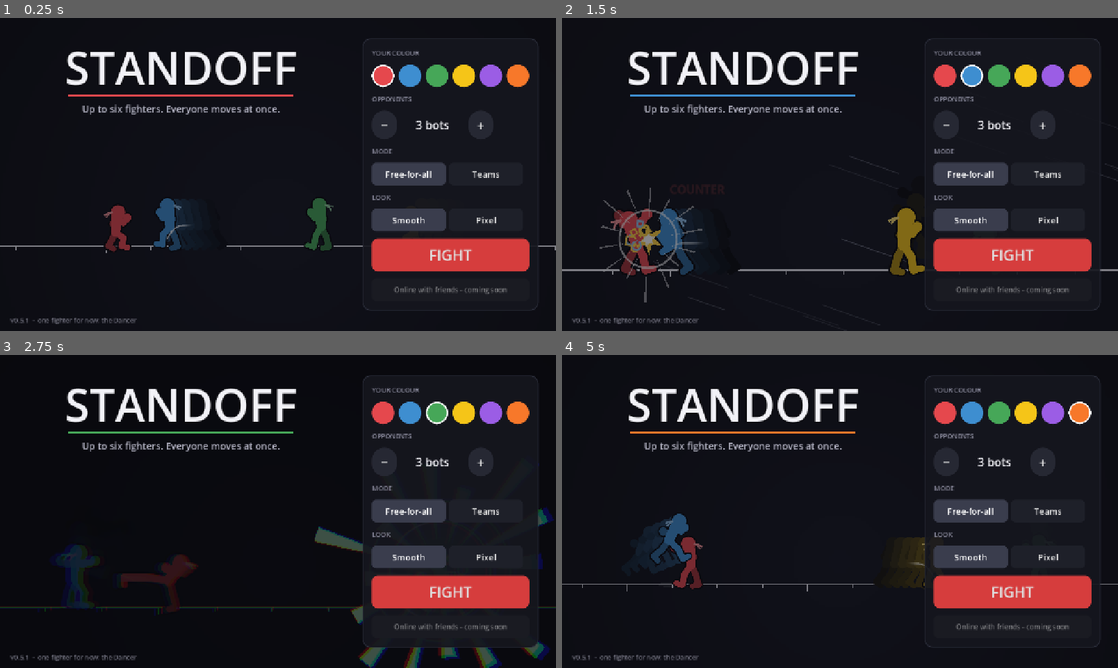
Above: before the commit, frames 1-4 (two rows, left to right).
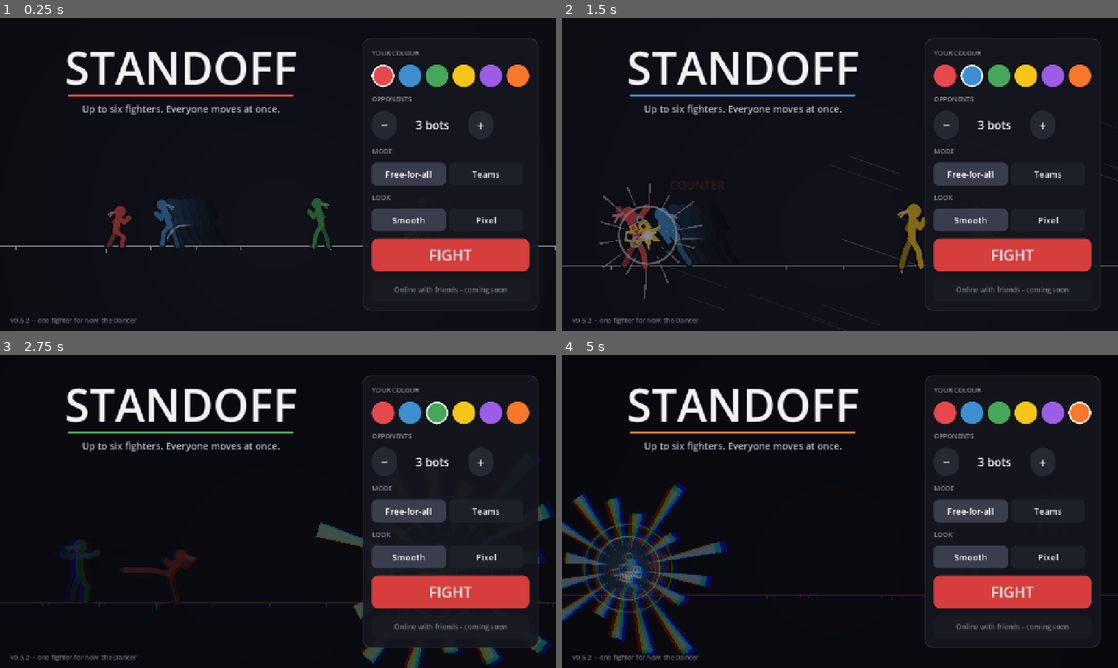
Above: after the commit, the same moments.

Repository: Veriduim/standoff
Game: Godot game, scene res://scenes/main.tscn
Two runs of this game, one before a commit and one after it. Both use one fixed random seed, a clock stepped at 60 frames per second and the inputs below.
Inputs (mouse positions are in pixels of both pictures, inside the frame that each line leads up to):
- Up to frame 1 (0.25 s): no input
- Up to frame 2 (1.5 s): click (945, 74) at 0.52 s; click (973, 74) at 1.27 s
- Up to frame 3 (2.75 s): click (439, 411) at 2.02 s
- Up to frame 4 (5 s): click (1023, 411) at 2.77 s; click (1051, 411) at 3.52 s; click (1079, 411) at 4.27 s

The runs differ from the first frame. In frame 1, 0.7% of the frame differs, in the area x 4-60%, y 57-98%; in frame 2, 3.2%; in frame 3, 3.8%; in frame 4, 7.7%, in the area x 0-100%, y 40-98%.

Commit message:
0.5.2: back to body A, and weight (Timmy 19:38: "I actually like option A. It just feels a lottle weightless at times")
- Stick.style back to A (B-D stay in the figure lab)
- Falling pulls harder than rising (GRAVITY_FALL 0.85, same jump height) - less float in jumps and launches
- A landing squash into a crouch, dust on a drop; the top half leans into ground movement; dust off the feet sliding back from a hit

Co-Authored-By: Claude Opus 5.5 <noreply@anthropic.com>
Claude-Session: https://claude.ai/code/session_019cpLLa1bA2ND22yfhrkoYF

Diff:
--- a/project.godot
+++ b/project.godot
@@ -11,7 +11,7 @@
 [application]
 
 config/name="Standoff"
-config/version="0.5.1"
+config/version="0.5.2"
 config/icon="res://assets/icon.png"
 run/main_scene="res://scenes/main.tscn"
 config/features=PackedStringArray("4.7", "GL Compatibility")
--- a/scripts/sim/sim.gd
+++ b/scripts/sim/sim.gd
@@ -44,7 +44,8 @@
 
 const STAGE_HALF := 800.0
 const GRAVITY := 0.6
-const MAX_FALL := 15.0
+const GRAVITY_FALL := 0.85    ## falling pulls harder than rising (19:38 "feels a little weightless") - same jump height
+const MAX_FALL := 16.0
 const FRICTION := 0.8
 const SEGMENT_CAP := 900      ## ticks a segment may run without a decision (a safety net - 15 s)
 const CLASH_LOCK := 10
@@ -518,7 +519,7 @@
 func _physics(f: Fighter) -> void:
 	var was_air := f.pos.y < 0.0
 	if not _floating(f) and (f.pos.y < 0.0 or f.vel.y < 0.0):
-		f.vel.y = minf(f.vel.y + GRAVITY, MAX_FALL)
+		f.vel.y = minf(f.vel.y + (GRAVITY if f.vel.y < 0.0 else GRAVITY_FALL), MAX_FALL)
 	f.pos += f.vel
 	if f.pos.y >= 0.0:
 		f.pos.y = 0.0
--- a/scripts/ui/fx.gd
+++ b/scripts/ui/fx.gd
@@ -195,6 +195,18 @@
 	kick(3.0)
 
 
+## Dust off the ground (a landing, feet sliding): grey bits kicked out both ways, low.
+func dust(at: Vector2, s: float, seed_n: int) -> void:
+	_rng.seed = seed_n
+	for i in int(4 + 6 * s):
+		var side := 1.0 if i % 2 == 0 else -1.0
+		_add("chip", at + Vector2(side * _rng.randf_range(4.0, 14.0), -2.0),
+				Vector2(side * _rng.randf_range(80.0, 260.0) * s, -_rng.randf_range(40.0, 160.0) * s),
+				_rng.randf_range(0.2, 0.38), Color("#8d909c"), _rng.randf_range(2.5, 5.0))
+	if s > 0.7:
+		kick(1.0 + s)
+
+
 ## Speed streaks across the stage the way a hit sends someone (screen-wide, behind the fighters).
 func rush(dir: Vector2, n: int) -> void:
 	var d := dir.normalized()
--- a/scripts/ui/home_screen.gd
+++ b/scripts/ui/home_screen.gd
@@ -6,7 +6,7 @@
 
 signal fight(opponents: int, mode: String, colour: int)
 
-const VERSION := "v0.5.1"
+const VERSION := "v0.5.2"
 
 const SETTINGS := "user://settings.cfg"
 
--- a/scripts/ui/stage_view.gd
+++ b/scripts/ui/stage_view.gd
@@ -20,7 +20,10 @@
 const PAD := 170.0          ## world px kept round everyone
 const ZOOM_MIN := 0.45
 const ZOOM_MAX := 1.35
-const TIPS := ["hand_f", "hand_b", "foot_f", "foot_b"]   ## what can strike (the one nearest the hit box leaves an arc)
+const TIPS := ["hand_f", "hand_b", "foot_f", "foot_b"]
+const LAND_TICKS := 7        ## the landing squash
+const LEAN := 0.03           ## radians of lean per px a tick of speed (up to LEAN_MAX)
+const LEAN_MAX := 0.32   ## what can strike (the one nearest the hit box leaves an arc)
 
 var characters: Array = []   ## per fighter id
 var palette: Array = []      ## each fighter's colour (empty = COLOURS in order) - the player picks theirs
@@ -47,6 +50,8 @@
 var _tip_of := {}            ## "character:move:hit" -> the joint that strikes
 var _spin := {}              ## fighter id -> how far round a launched fighter has tumbled (radians)
 var _after_n := {}           ## fighter id -> ticks they've been moving fast (an afterimage every other one)
+var _land := {}              ## fighter id -> ticks of landing squash left (weight - 19:38)
+var _vx := {}                ## fighter id -> how far they moved last tick (they lean into it)
 var _tick_n := 0
 var _glow: GradientTexture2D
 var advantage := {}          ## your pick: enemy id -> the ticks you're free before them (drawn "+N" under them)
@@ -63,6 +68,8 @@
 	fx.clear()
 	_spin.clear()
 	_after_n.clear()
+	_land.clear()
+	_vx.clear()
 	advantage = {}
 
 
@@ -97,6 +104,18 @@
 		_after_n[i] = int(_after_n.get(i, 0)) + 1 if fast else 0
 		if fast and int(_after_n[i]) % 2 == 1:
 			fx.afterimage(i, r)
+		var dy := float(r[1]) - float(p[1])
+		_vx[i] = float(r[0]) - float(p[0])
+		if float(p[1]) < -6.0 and float(r[1]) >= -0.5 and int(r[5]) != 4:   # (landed: squash, and dust if it was a drop)
+			_land[i] = LAND_TICKS
+			if dy > 6.0:
+				fx.dust(Vector2(float(r[0]), 0.0), clampf(dy / 14.0, 0.4, 1.2), _tick_n * 5 + i)
+		elif _land.has(i):
+			_land[i] = int(_land[i]) - 1
+			if int(_land[i]) <= 0:
+				_land.erase(i)
+		if int(r[5]) == 1 and float(r[1]) >= -0.5 and absf(float(_vx[i])) > 4.0 and _tick_n % 3 == 0:
+			fx.dust(Vector2(float(r[0]), 0.0), 0.35, _tick_n * 5 + i)   # (sliding back from a hit: dust off the feet)
 		if int(r[5]) == 1 and float(r[1]) < -20.0:   # (launched: they tumble the way they're flying)
 			_spin[i] = float(_spin.get(i, 0.0)) - 0.3 * float(r[2])
 		else:
@@ -433,6 +452,15 @@
 		for j: String in ["head", "neck", "elbow_f", "hand_f", "elbow_b", "hand_b"]:
 			pose[j] = (pose[j] as Vector2) + Vector2(0, bob * (1.0 if j in ["head", "neck"] else 0.7))
 		pose["hip"] = (pose["hip"] as Vector2) + Vector2(0, bob * 0.4)
+	if alpha >= 1.0 and int(r[5]) in [0, 3] and _land.has(i):   # (just landed: sink into a crouch and come back up)
+		var k := float(_land[i]) / float(LAND_TICKS)
+		pose = Poses.blend(pose, Poses.get_pose("crouch"), 0.65 * k * k)
+	if alpha >= 1.0 and int(r[5]) == 0 and float(r[1]) >= -1.0 and absf(float(_vx.get(i, 0.0))) > 1.0:
+		# (moving along the ground: the top half leans into it - forward when going the way they face)
+		var ang := clampf(float(_vx[i]) * LEAN, -LEAN_MAX, LEAN_MAX) * float(r[2])
+		var hip: Vector2 = pose["hip"]
+		for j: String in ["head", "neck", "elbow_f", "hand_f", "elbow_b", "hand_b"]:
+			pose[j] = hip + ((pose[j] as Vector2) - hip).rotated(ang)
 	if alpha >= 1.0 and _spin.has(i):   # (launched: tumbling round their middle)
 		var hip: Vector2 = pose["hip"]
 		var mid := hip + Vector2(0, -14)
--- a/scripts/ui/stick.gd
+++ b/scripts/ui/stick.gd
@@ -14,10 +14,9 @@
 ## limb / head: for a fighter 100 tall; body: the torso's thickness at the chest, in limbs (hips: `hips`); fist: a
 ## fist's radius in limbs; foot: a foot's length in limbs (0 = none); squash: the legs' length (1 = as posed); ink: the
 ## outline, in limbs.
-## B "chunky" from the figure lab sheet (19:32 pass) - a solid torso wider than the limbs, a big head, feet, legs a
-## little shorter; C / D went to blobs (the arms lost in the body).
-static var style := {"limb": 13.0, "head": 15.0, "body": 1.9, "hips": 1.5, "fist": 0.66, "foot": 1.0, "squash": 0.92,
-	"ink": 0.22}
+## A - the figure lab's first row (Timmy 19:38: "I actually like option A"; B-D stay in the lab).
+static var style := {"limb": 9.0, "head": 11.5, "body": 1.45, "hips": 1.45, "fist": 0.62, "foot": 0.0, "squash": 1.0,
+	"ink": 0.3}
 
 
 ## A limb's thickness on screen for a fighter scaled `scale` (pose units -> px).
Not shown, changed: export_presets.cfg
